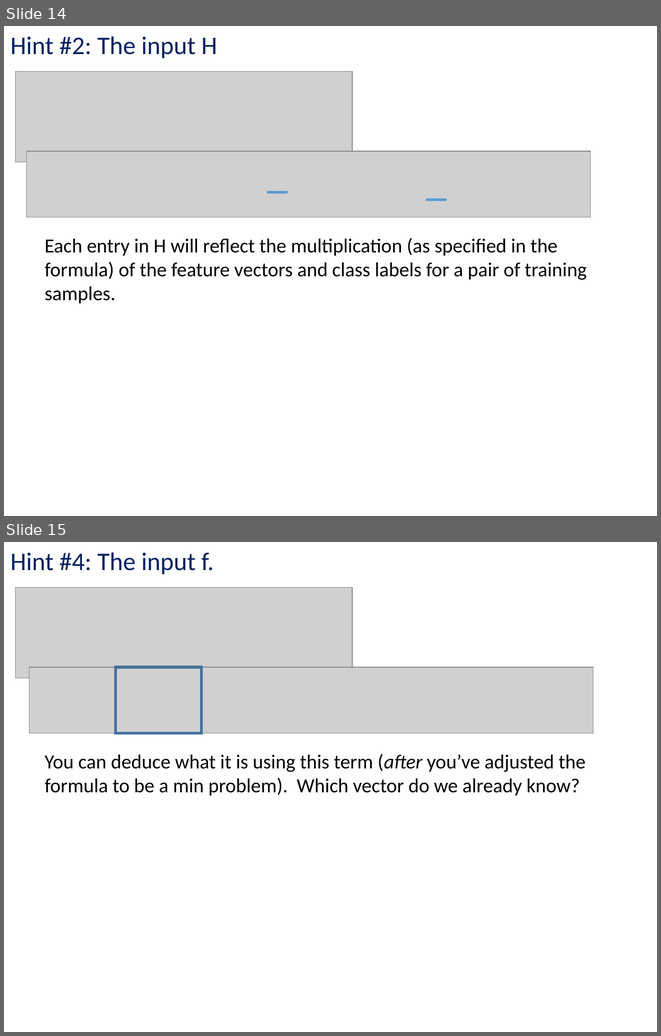
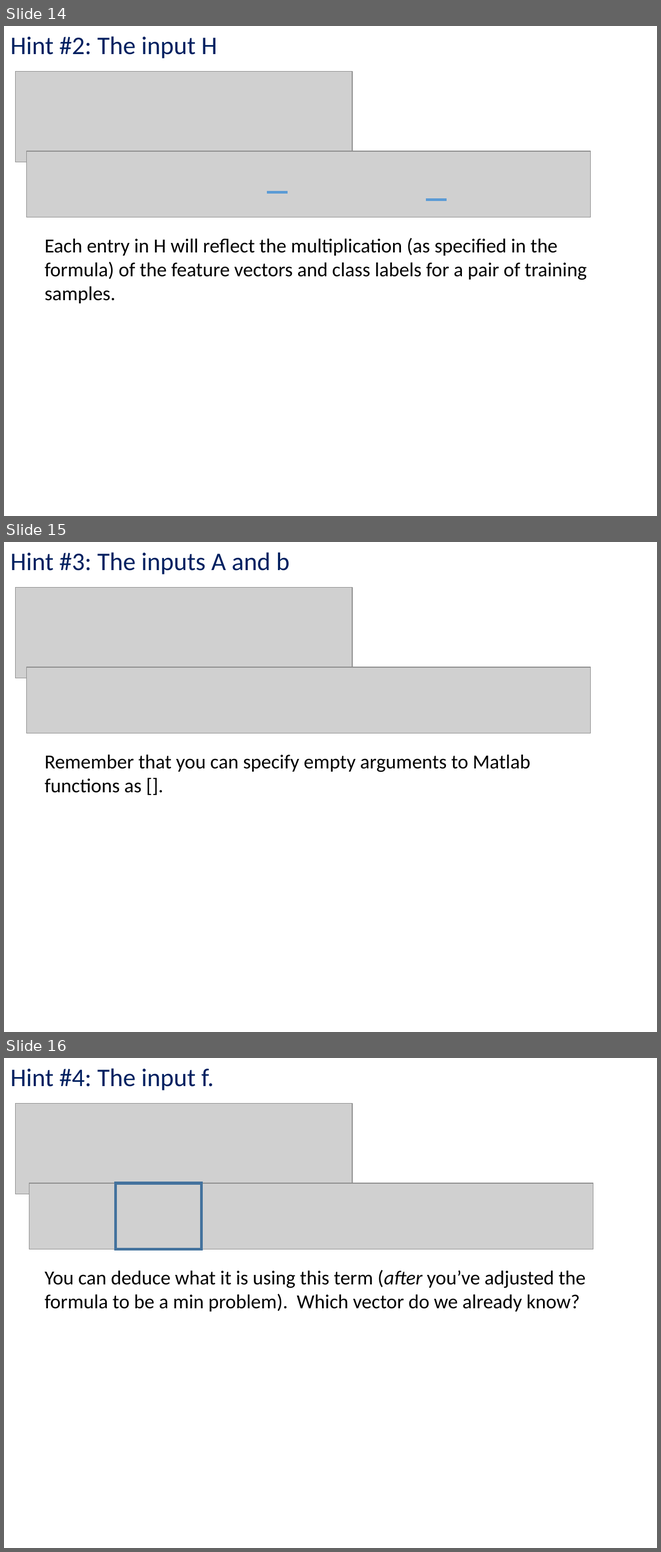
Before and after one commit to kc13/CS1675, a slide deck: recitation8/cs1675_rec8_oct26.pptx. Shown one above the other, each under a label of ours: slides 14 and 15 before the commit, slides 14, 15 and 16 after it. The pictures are 661x1036 and 661x1552 pixels, drawn with LibreOffice and Linux fonts; fonts in the diff are those of the drawing; grey boxes stand for pictures. Boxes give left, top, right and bottom in pixels: in the first picture for what was removed or moved away, otherwise in the second. Text is boxed around its words. In the diff, an @@ line names an element or a change of style, - is before the commit and + after.

Commit message:
added Hint #3

```diff
--- a/recitation8/cs1675_rec8_oct26.pptx
+++ b/recitation8/cs1675_rec8_oct26.pptx
@@ slide 15 added at [4, 542, 657, 1032], background #FFFFFF @@
@@ text added at [10, 552, 290, 574], 28 pt, text #002060 @@
+Hint #3: The inputs A and b
@@ picture added at [15, 587, 352, 678] @@
@@ picture added at [26, 668, 590, 733] @@
@@ text added at [45, 755, 530, 793], 22 pt, text #000000 @@
+Remember that you can specify empty arguments to Matlab functions as [].
@@ what was slide 15 is now slide 16 @@
```
